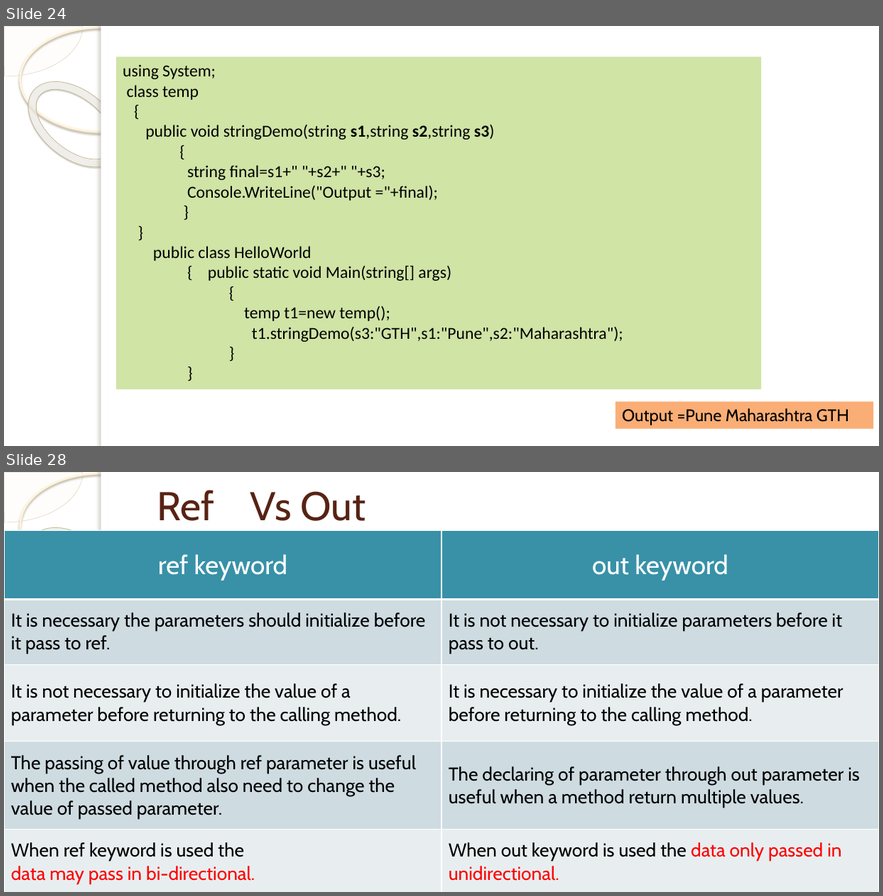
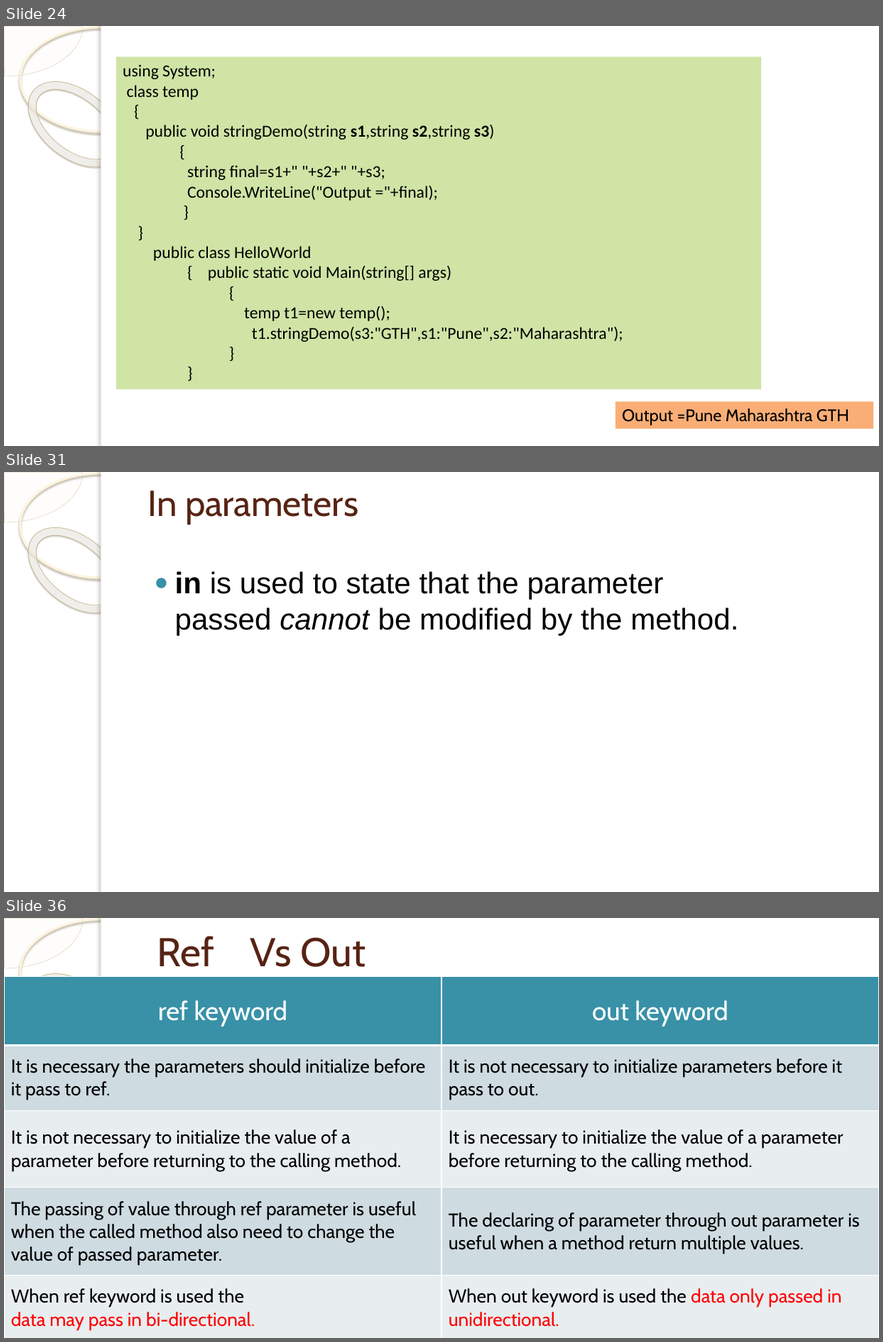
Before and after one commit to pravin9696/TypesOfParametersDemo210524, a slide deck: PPT/C# Class structure and objects.pptx. Shown one above the other, each under a label of ours: slides 24 and 28 before the commit, slides 24, 31 and 36 after it; the slides between them are not shown. The pictures are 883x896 and 883x1342 pixels, drawn with LibreOffice and Linux fonts; fonts in the diff are those of the drawing; background and template pictures are left out. Boxes give left, top, right and bottom in pixels: in the first picture for what was removed or moved away, otherwise in the second. Text is boxed around its words. In the diff, an @@ line names an element or a change of style, - is before the commit and + after.

Commit message:
New mofied PPF added new examples added as below
Out parameters
In parameters
Parameter array (Params)
Default Or Optional parameter

```diff
--- a/PPT/C# Class structure and objects.pptx
+++ b/PPT/C# Class structure and objects.pptx
@@ slide 31 added at (4,472,879,892), background picture (left out); not listed: 5 template elements that a slide beside it also shows @@
@@ title added at (148,490,358,525), 38.7 pt, text #572314 @@
+In parameters
@@ text added at (175,571,738,635), 32 pt, text #000000 @@
+● in is used to state that the parameter passed cannot be modified by the method.
@@ what was slide 28 is now slide 36 @@
```
Also in this commit, not shown: 5 slides changed, 7 other slides added, 2 other files.
